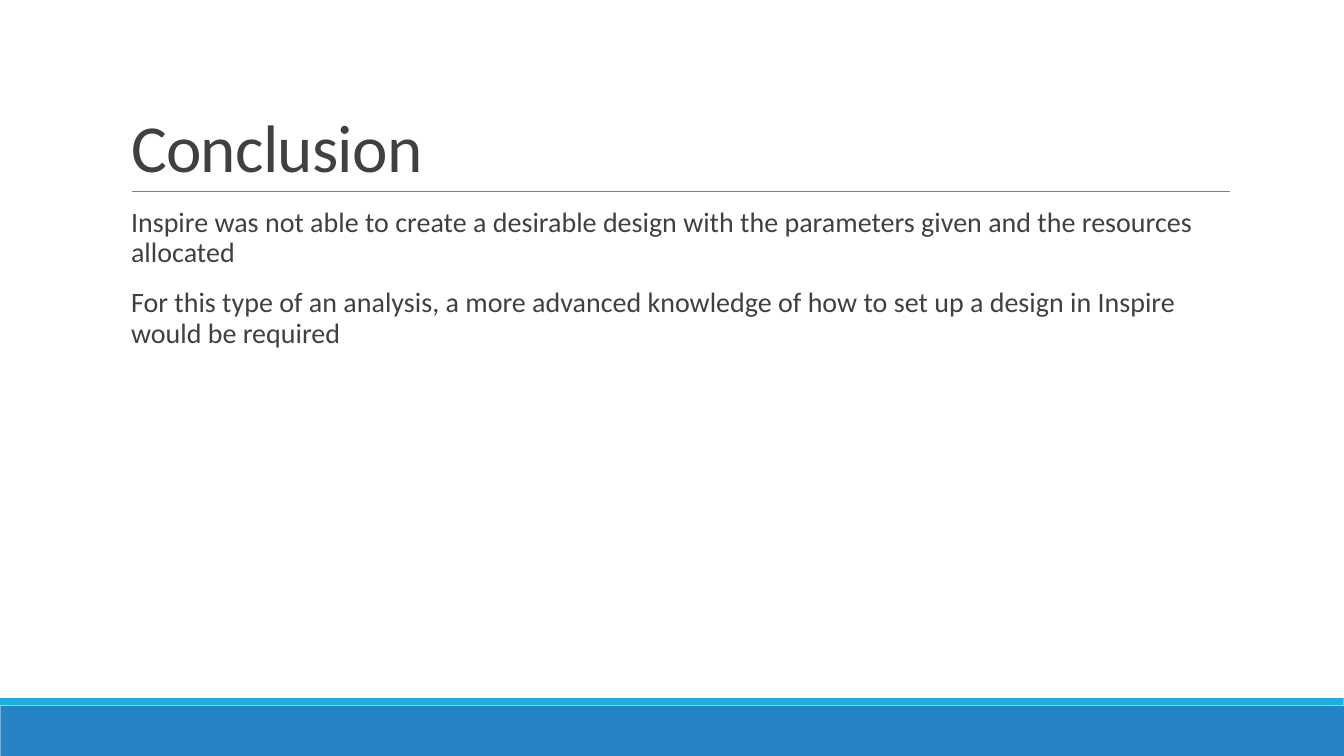
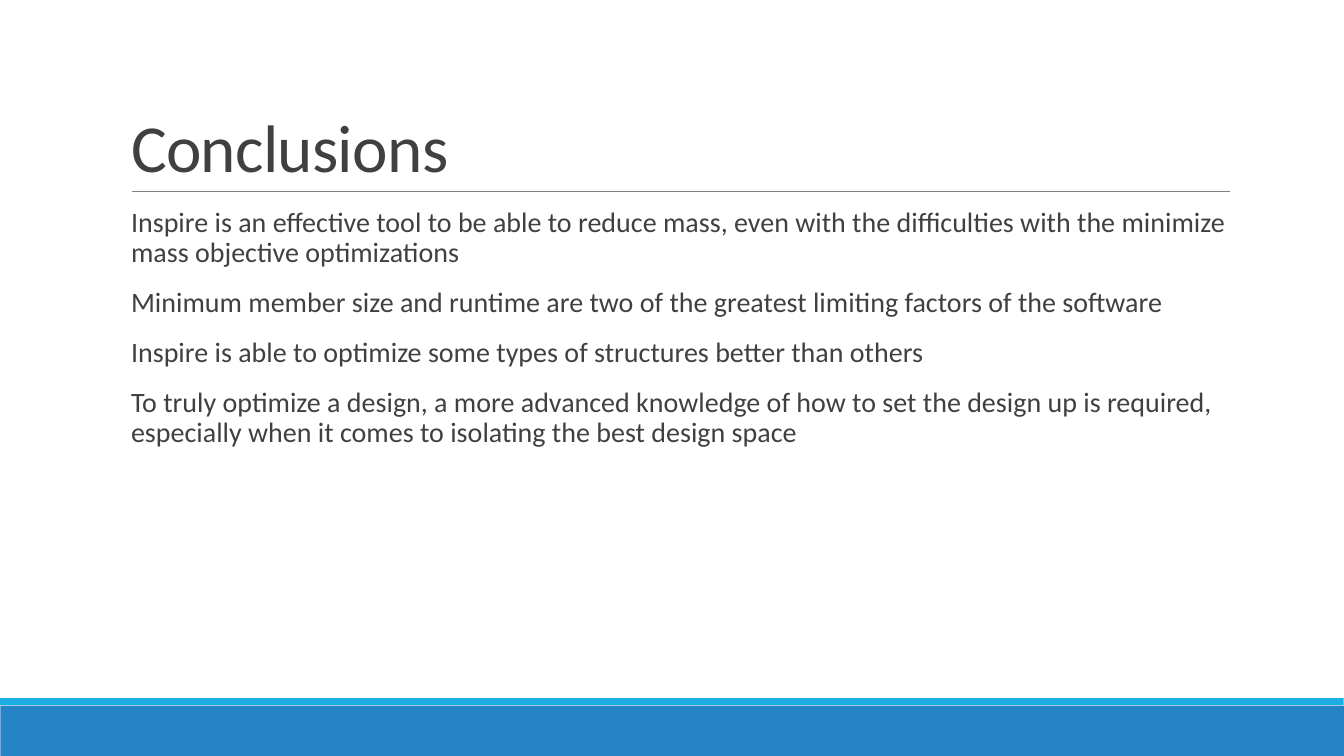
Before and after one commit to BYU-ME-578/hw7-2019-lcwilley, a slide deck: slide 8 of presentation.pptx (slide 6 before the commit). Drawn at 1344x756 pixels with LibreOffice and Linux fonts; fonts in the diff are those of the drawing. Boxes give left, top, right and bottom in pixels: in the first picture for what was removed or moved away, otherwise in the second. Text is boxed around its words. In the diff, an @@ line names an element or a change of style, - is before the commit and + after.

```diff
--- a/presentation.pptx
+++ b/presentation.pptx
@@ title at (x1=131, y1=125, x2=448, y2=173): text changed @@
-Conclusion
+Conclusions
@@ text at (x1=131, y1=212, x2=1225, y2=447): text changed @@
-  Inspire was not able to create a desirable design with the parameters given and the resources allocated
-  For this type of an analysis, a more advanced knowledge of how to set up a design in Inspire would be required
+  Inspire is an effective tool to be able to reduce mass, even with the difficulties with the minimize mass objective optimizations
+  Minimum member size and runtime are two of the greatest limiting factors of the software
+  Inspire is able to optimize some types of structures better than others
+  To truly optimize a design, a more advanced knowledge of how to set the design up is required, especially when it comes to isolating the best design space
```
Also in this commit, not shown: 3 other slides changed, 3 slides added, 1 slide removed, 1 other file.
